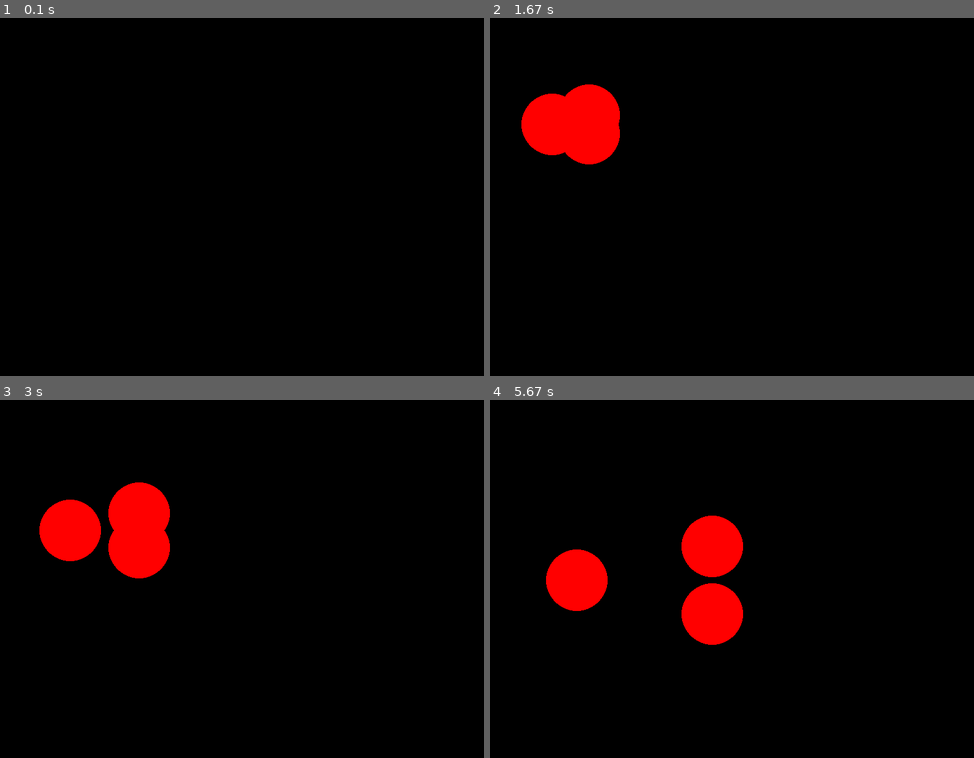
Above: before the commit, frames 1-4 (two rows, left to right).
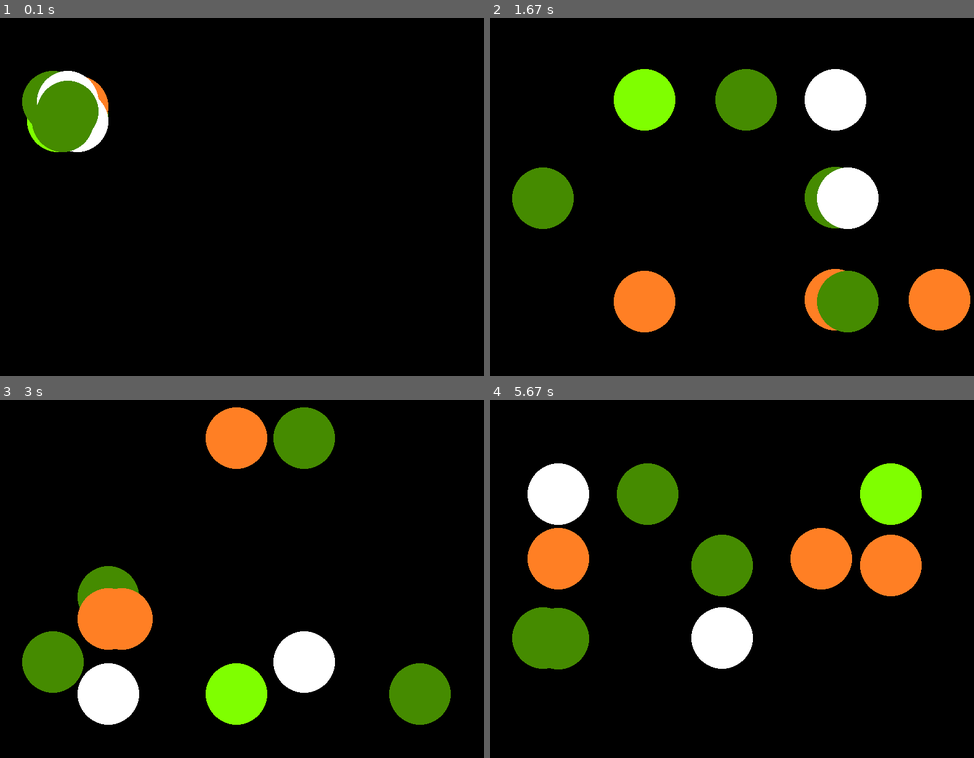
Above: after the commit, the same moments.

Repository: lev123-Kazarinov/Py_game
Game: pygame game, started from main.py
Same seed, same stepped clock (60 frames per second), same inputs: the game is played once before the commit and once after it.
Inputs:
- Up to frame 1 (0.1 s): no input
- Up to frame 2 (1.67 s): no input
- Up to frame 3 (3 s): no input
- Up to frame 4 (5.67 s): no input

The runs differ from the first frame. In frame 1, 3.4% of the frame differs, in the area x 4-23%, y 14-38%; in frame 2, 18%; in frame 3, 19%, in the area x 4-94%, y 2-91%; in frame 4, 18%.

Commit message:
домашняя работа

Diff:
--- a/1.py
+++ b/1.py
@@ -0,0 +1,17 @@
+import pygame
+import random
+
+class Ball():
+    def __init__(self, pos):
+        self.x = pos[0]
+        self.y = pos[1]
+
+pygame.init()
+screen = pygame.display.set_mode((800, 600))
+running = True
+while running:
+    for event in pygame.event.get():
+        if event.type == pygame.QUIT:
+            running = False
+    pygame.draw.circle(screen, (255, 0, 0), (100, 100), 50)
+    pygame.display.flip()
--- a/main.py
+++ b/main.py
@@ -10,6 +10,9 @@
         self.r = 50
         self.step_x = random.randint(0, 5)
         self.step_y = random.randint(0, 5)
+        random_num = random.randint(0, 3)
+        list_calor = [(255, 127, 36), (69, 139, 0), (127, 255, 0), (255, 255, 255)]
+        self.random_calor = list_calor[random_num]
 
     def move(self):
         self.x += self.step_x
@@ -20,13 +23,13 @@
         self.step_y = step_y
 
     def update(self):
-        pygame.draw.circle(screen, self.color, (self.x, self.y), self.r)
+        pygame.draw.circle(screen, self.random_calor, (self.x, self.y), self.r)
 
 
 pygame.init()
 x, y = random.randint(100, 200), random.randint(100, 200)
-list_ball = [Ball((x, y)) for i in range(3)]
-FPS = 10
+list_ball = [Ball((x, y)) for i in range(10)]
+FPS = 100
 screen = pygame.display.set_mode((800, 600))
 
 clock = pygame.time.Clock()
